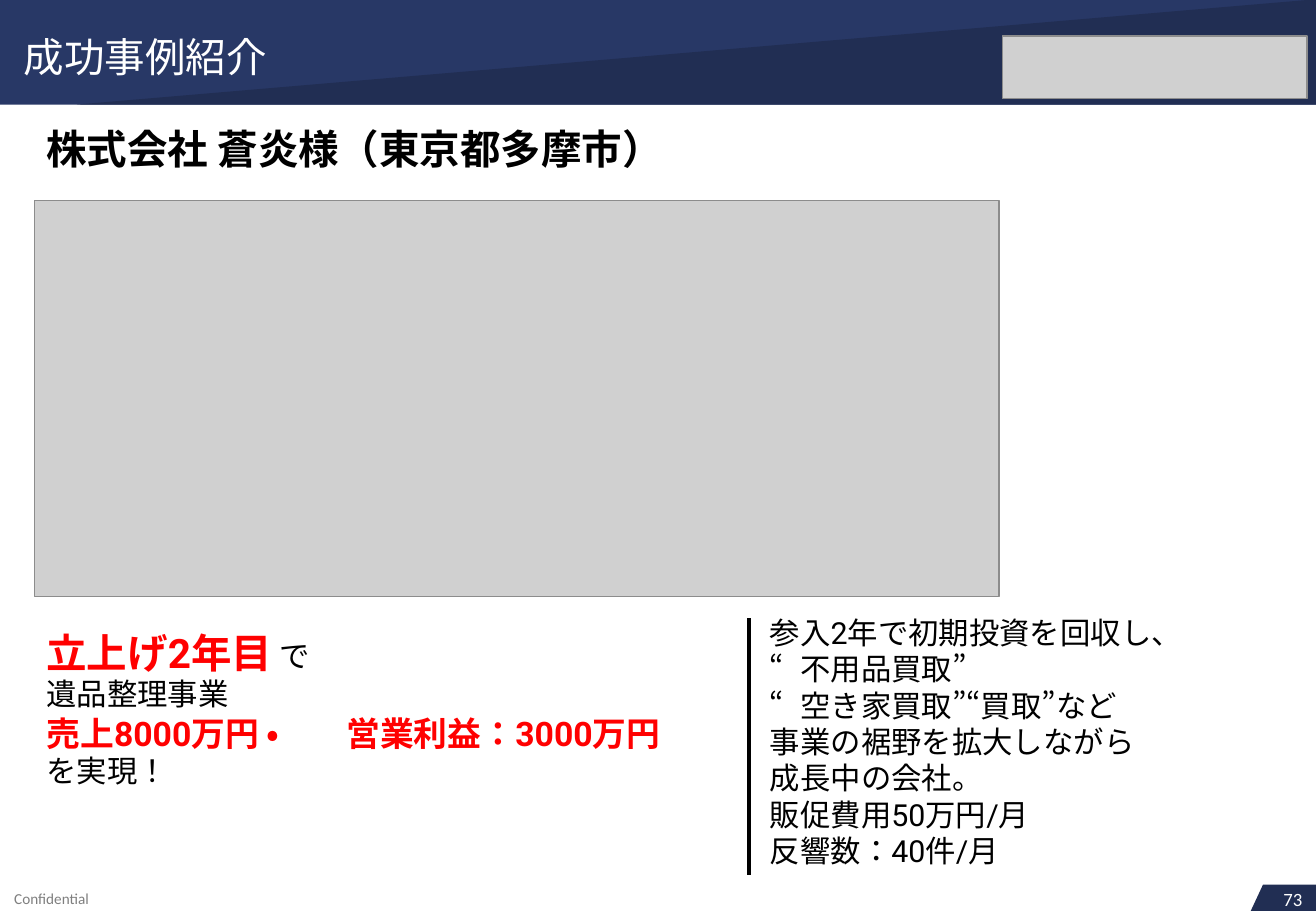
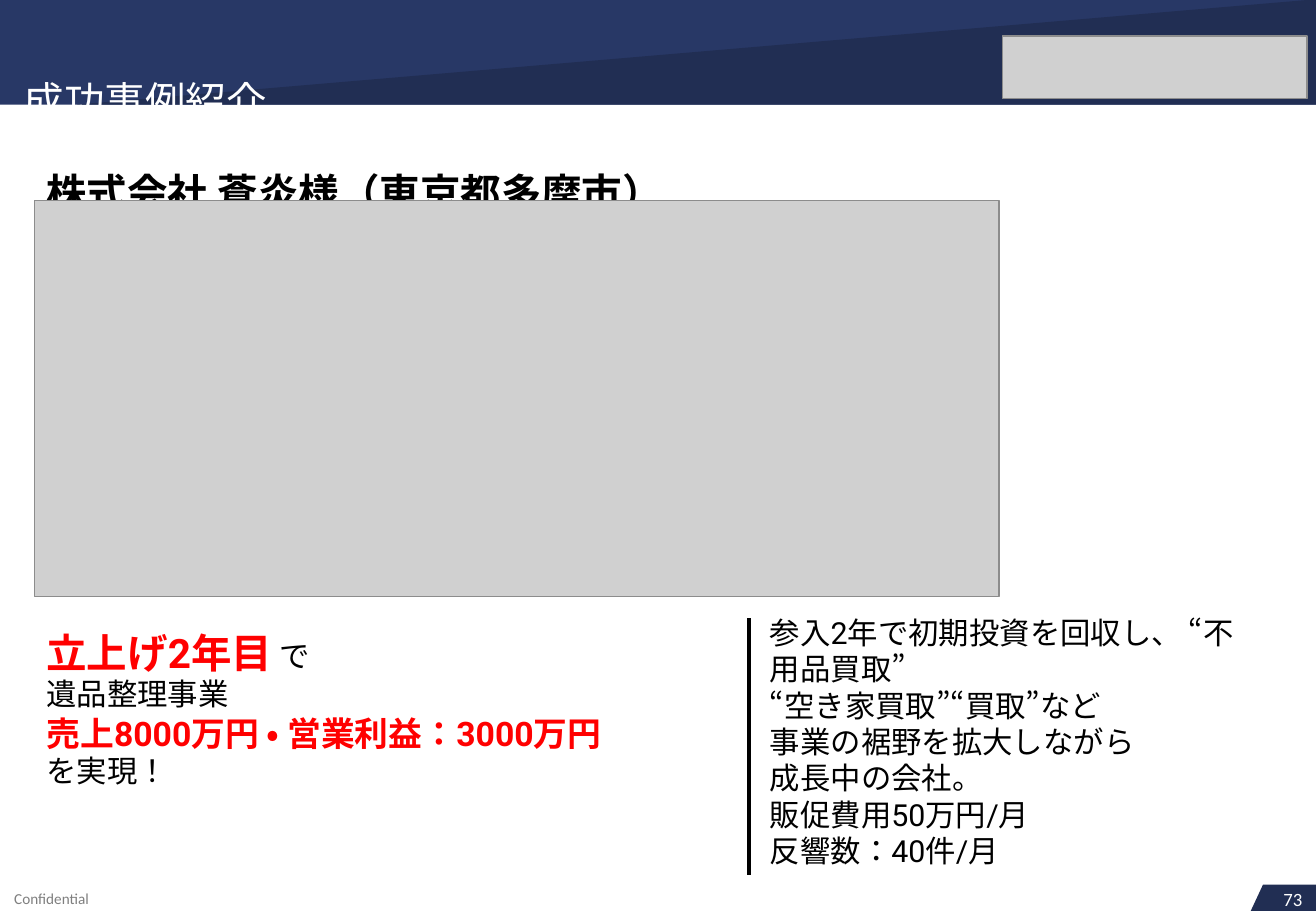
Before and after one commit to soshiro-iki-sys/-, a slide deck: slide 48 of proposals/REVIVAL_LINK様_ご提案書.pptx. Drawn at 1316x911 pixels with LibreOffice and Linux fonts; fonts in the diff are those of the drawing; grey boxes stand for pictures. Boxes give left, top, right and bottom in pixels: in the first picture for what was removed or moved away, otherwise in the second. Text is boxed around its words. In the diff, an @@ line names an element or a change of style, - is before the commit and + after.

```diff
--- a/proposals/REVIVAL_LINK様_ご提案書.pptx
+++ b/proposals/REVIVAL_LINK様_ご提案書.pptx
@@ text "成功事例紹介": place and size @@
-text "成功事例紹介" at box(46, 129, 663, 168)
+text "成功事例紹介" at box(24, 74, 663, 201)
@@ text removed at box(24, 38, 267, 76) @@
-成功事例紹介
@@ text at box(24, 74, 267, 105): paragraph added @@
+成功事例紹介
@@ text at box(46, 166, 663, 201): indent changed; line spacing 1 to 54.5pt @@
@@ text at box(770, 617, 1234, 865): text changed @@
-参入2年で初期投資を回収し、
+参入2年で初期投資を回収し、 “不用品買取”
+“空き家買取”“買取”など
+事業の裾野を拡大しながら
+成長中の会社。
+販促費用50万円/月
+反響数：40件/月
@@ text removed at box(800, 653, 966, 683) @@
-“不用品買取”
@@ text at box(46, 717, 601, 749): text changed @@
-売上8000万円 ・
+売上8000万円 ・ 営業利益：3000万円
@@ text removed at box(346, 717, 660, 749) @@
-営業利益：3000万円
@@ text removed at box(800, 690, 1117, 720) @@
-“空き家買取”“買取”など
```
Also in this commit, not shown: 56 other slides changed, 2 other files.
